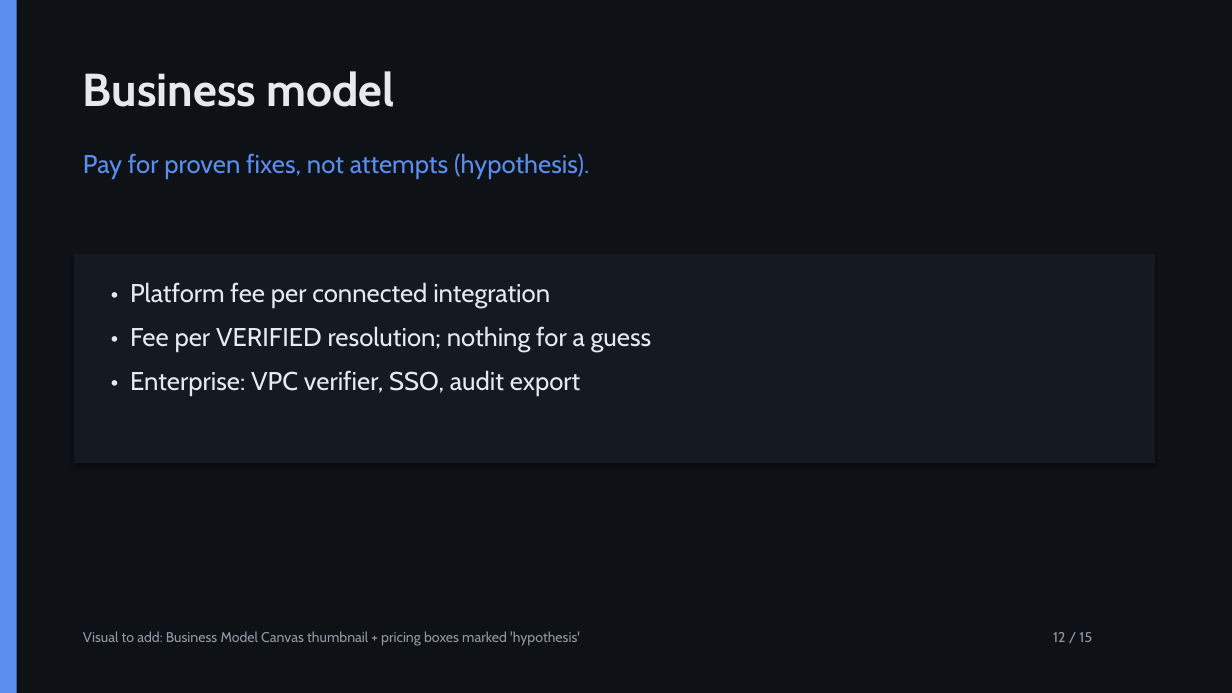
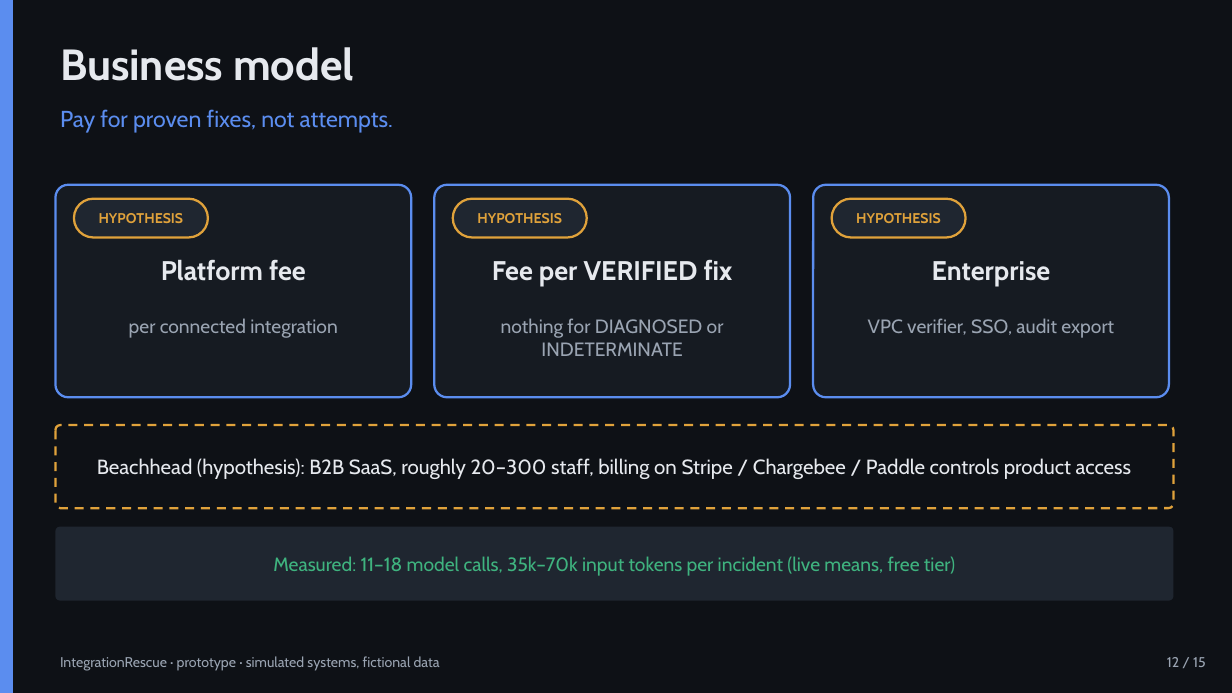
Before and after one commit to Ahmad-Joker/integrationrescue-ai, a slide deck: slide 12 of competition/IntegrationRescue_Competition_Deck.pptx. Drawn at 1232x693 pixels with LibreOffice and Linux fonts; fonts in the diff are those of the drawing. Boxes give left, top, right and bottom in pixels: in the first picture for what was removed or moved away, otherwise in the second. Text is boxed around its words. In the diff, an @@ line names an element or a change of style, - is before the commit and + after.

```diff
--- a/competition/IntegrationRescue_Competition_Deck.pptx
+++ b/competition/IntegrationRescue_Competition_Deck.pptx
@@ rectangle: place and size @@
-rectangle at <box>0,0,17,693</box>
+rectangle at <box>0,0,13,693</box>
@@ rectangle at <box>0,0,13,693</box>: shadow off @@
@@ text "Business model": place and size @@
-text "Business model" at <box>83,71,395,107</box>
+text "Business model" at <box>60,47,354,81</box>
@@ text "Business model" at <box>60,47,354,81</box>: size 36 to 34 pt @@
@@ text at <box>60,109,393,133</box>: text changed; size 20 to 18 pt @@
-Pay for proven fixes, not attempts (hypothesis).
+Pay for proven fixes, not attempts.
@@ rounded rectangle added at <box>55,185,411,397</box>, fill #161B22, outline #5B8DEF 1.75 pt @@
@@ rounded rectangle added at <box>74,199,208,238</box>, fill #1F2630, outline #E0A23B 1.75 pt, 11 pt, text #E0A23B, bold @@
+HYPOTHESIS
@@ rounded rectangle added at <box>434,185,790,397</box>, fill #161B22, outline #5B8DEF 1.75 pt @@
@@ rounded rectangle added at <box>453,199,587,238</box>, fill #1F2630, outline #E0A23B 1.75 pt, 11 pt, text #E0A23B, bold @@
+HYPOTHESIS
@@ rounded rectangle added at <box>813,185,1169,397</box>, fill #161B22, outline #5B8DEF 1.75 pt @@
@@ rounded rectangle added at <box>832,199,966,238</box>, fill #1F2630, outline #E0A23B 1.75 pt, 11 pt, text #E0A23B, bold @@
+HYPOTHESIS
@@ rectangle removed at <box>74,254,1155,463</box> @@
@@ text added at <box>161,259,306,281</box>, 21 pt, text #E6E9EE, bold @@
+Platform fee
@@ text added at <box>492,259,733,287</box>, 21 pt, text #E6E9EE, bold @@
+Fee per VERIFIED fix
@@ text added at <box>932,261,1051,287</box>, 21 pt, text #E6E9EE, bold @@
+Enterprise
@@ text removed at <box>130,282,652,395</box> @@
-• Platform fee per connected integration
-• Fee per VERIFIED resolution; nothing for a guess
-• Enterprise: VPC verifier, SSO, audit export
@@ text added at <box>129,318,338,338</box>, 15 pt, text #9AA4B2 @@
+per connected integration
@@ text added at <box>501,318,724,356</box>, 15 pt, text #9AA4B2 @@
+nothing for DIAGNOSED or INDETERMINATE
@@ text added at <box>868,318,1114,338</box>, 15 pt, text #9AA4B2 @@
+VPC verifier, SSO, audit export
@@ rounded rectangle added at <box>55,425,1174,508</box>, outline #E0A23B 1.75 pt dashed, 16 pt, text #E6E9EE @@
+Beachhead (hypothesis): B2B SaaS, roughly 20–300 staff, billing on Stripe / Chargebee / Paddle controls product access
@@ rounded rectangle added at <box>55,527,1174,601</box>, fill #1F2630, 15 pt, text #3FB37F @@
+Measured: 11–18 model calls, 35k–70k input tokens per incident (live means, free tier)
@@ text added at <box>60,656,440,671</box>, 11 pt, text #9AA4B2 @@
+IntegrationRescue · prototype · simulated systems, fictional data
@@ text removed at <box>83,631,580,646</box> @@
-Visual to add: Business Model Canvas thumbnail + pricing boxes marked 'hypothesis'
@@ text "12 / 15": place and size @@
-text "12 / 15" at <box>1053,632,1092,642</box>
+text "12 / 15" at <box>1167,657,1206,667</box>
@@ text "12 / 15" at <box>1167,657,1206,667</box>: text colour #9099A6 to #9AA4B2; alignment left to right @@
```
Also in this commit, not shown: 11 other slides changed, 3 slides added, 3 slides removed, 37 other files.
